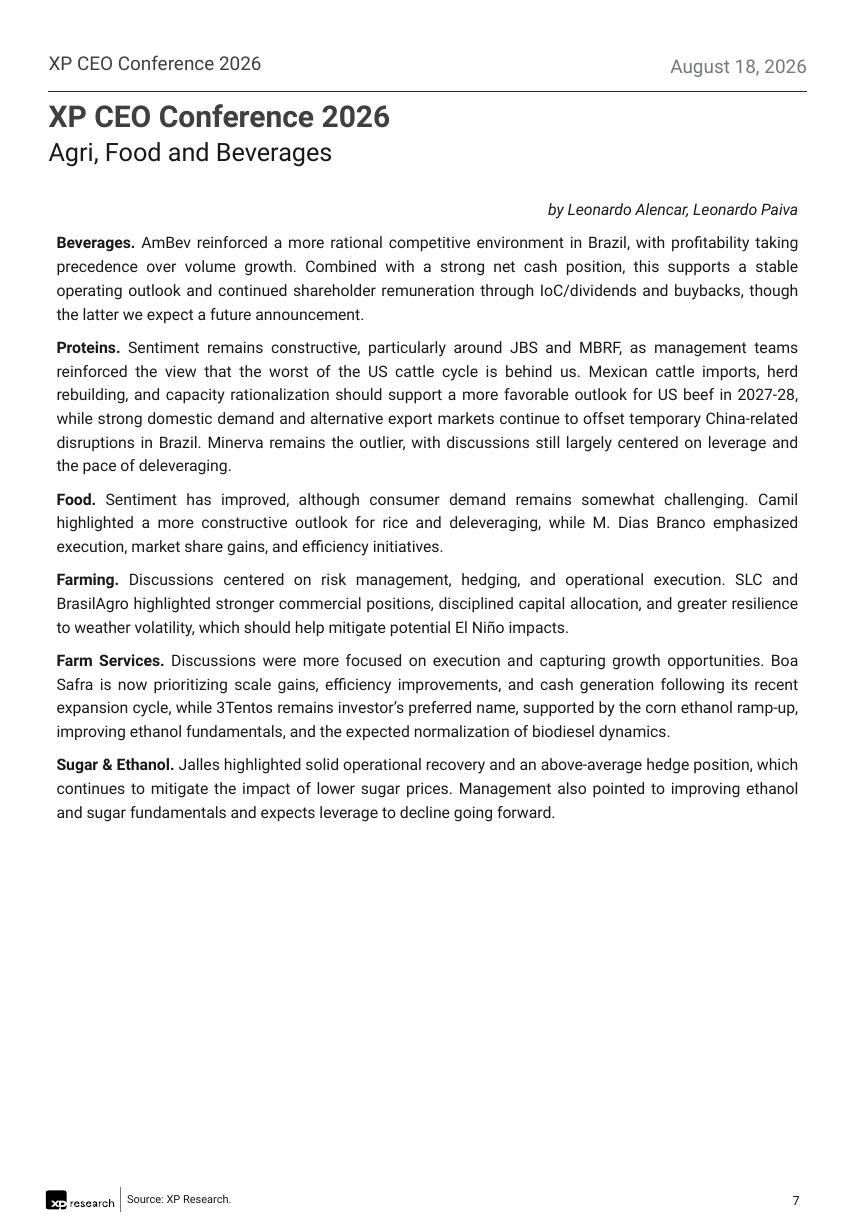
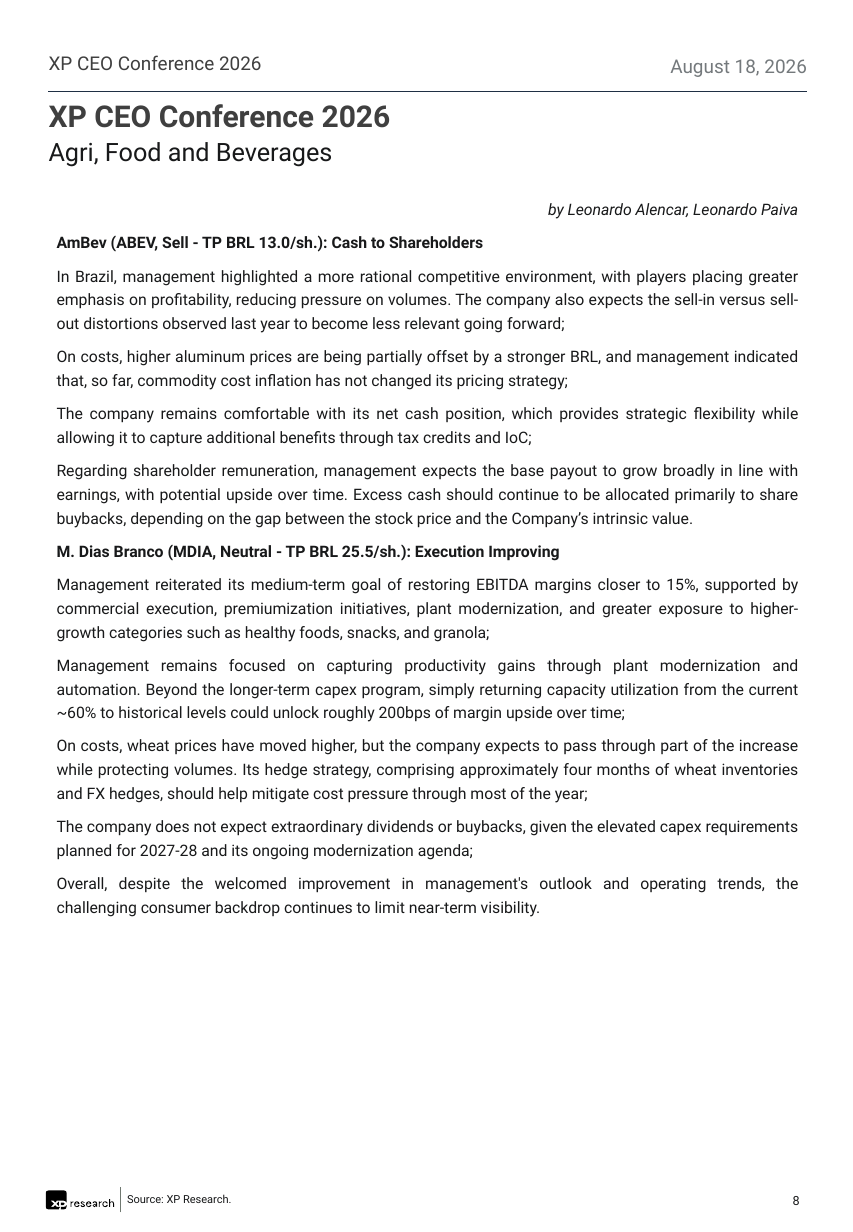
Before and after one commit to CaioLSouza/datasets, a slide deck: slide 8 of ceo_conference_2026/Feedback XP CEO Conference 2026.pptx (slide 7 before the commit). Drawn at 853x1232 pixels with LibreOffice and Linux fonts; fonts in the diff are those of the drawing. Boxes give left, top, right and bottom in pixels: in the first picture for what was removed or moved away, otherwise in the second. Text is boxed around its words. In the diff, an @@ line names an element or a change of style, - is before the commit and + after.

```diff
--- a/ceo_conference_2026/Feedback XP CEO Conference 2026.pptx
+++ b/ceo_conference_2026/Feedback XP CEO Conference 2026.pptx
@@ text at (x1=57, y1=235, x2=799, y2=917): text changed @@
-Beverages. AmBev reinforced a more rational competitive environment in Brazil, with profitability taking precedence over volume growth. Combined with a strong net cash position, this supports a stable operating outlook and continued shareholder remuneration through IoC/dividends and buybacks, though the latter we expect a future announcement.
-Proteins. Sentiment remains constructive, particularly around JBS and MBRF, as management teams reinforced the view that the worst of the US cattle cycle is behind us. Mexican cattle imports, herd rebuilding, and capacity rationalization should support a more favorable outlook for US beef in 2027-28, while strong domestic demand and alternative export markets continue to offset temporary China-related disruptions in Brazil. Minerva remains the outlier, with discussions still largely centered on leverage and the pace of deleveraging.
-Food. Sentiment has improved, although consumer demand remains somewhat challenging. Camil highlighted a more constructive outlook for rice and deleveraging, while M. Dias Branco emphasized execution, market share gains, and efficiency initiatives.
-Farming. Discussions centered on risk management, hedging, and operational execution. SLC and BrasilAgro highlighted stronger commercial positions, disciplined capital allocation, and greater resilience to weather volatility, which should help mitigate potential El Niño impacts.
-Farm Services. Discussions were more focused on execution and capturing growth opportunities. Boa Safra is now prioritizing scale gains, efficiency improvements, and cash generation following its recent expansion cycle, while 3Tentos remains investor’s preferred name, supported by the corn ethanol ramp-up, improving ethanol fundamentals, and the expected normalization of biodiesel dynamics.
-Sugar & Ethanol. Jalles highlighted solid operational recovery and an above-average hedge position, which continues to mitigate the impact of lower sugar prices. Management also pointed to improving ethanol and sugar fundamentals and expects leverage to decline going forward.
+AmBev (ABEV, Sell - TP BRL 13.0/sh.): Cash to Shareholders
+In Brazil, management highlighted a more rational competitive environment, with players placing greater emphasis on profitability, reducing pressure on volumes. The company also expects the sell-in versus sell-out distortions observed last year to become less relevant going forward;
+On costs, higher aluminum prices are being partially offset by a stronger BRL, and management indicated that, so far, commodity cost inflation has not changed its pricing strategy;
+The company remains comfortable with its net cash position, which provides strategic flexibility while allowing it to capture additional benefits through tax credits and IoC;
+Regarding shareholder remuneration, management expects the base payout to grow broadly in line with earnings, with potential upside over time. Excess cash should continue to be allocated primarily to share buybacks, depending on the gap between the stock price and the Company’s intrinsic value.
+M. Dias Branco (MDIA, Neutral - TP BRL 25.5/sh.): Execution Improving
+Management reiterated its medium-term goal of restoring EBITDA margins closer to 15%, supported by commercial execution, premiumization initiatives, plant modernization, and greater exposure to higher-growth categories such as healthy foods, snacks, and granola;
+Management remains focused on capturing productivity gains through plant modernization and automation. Beyond the longer-term capex program, simply returning capacity utilization from the current ~60% to historical levels could unlock roughly 200bps of margin upside over time;
+On costs, wheat prices have moved higher, but the company expects to pass through part of the increase while protecting volumes. Its hedge strategy, comprising approximately four months of wheat inventories and FX hedges, should help mitigate cost pressure through most of the year;
+The company does not expect extraordinary dividends or buybacks, given the elevated capex requirements planned for 2027-28 and its ongoing modernization agenda;
+Overall, despite the welcomed improvement in management's outlook and operating trends, the challenging consumer backdrop continues to limit near-term visibility.
@@ page number at (x1=793, y1=1196, x2=800, y2=1205): text changed @@
-7
+8
```
Also in this commit, not shown: 18 other slides changed, 28 slides added.
